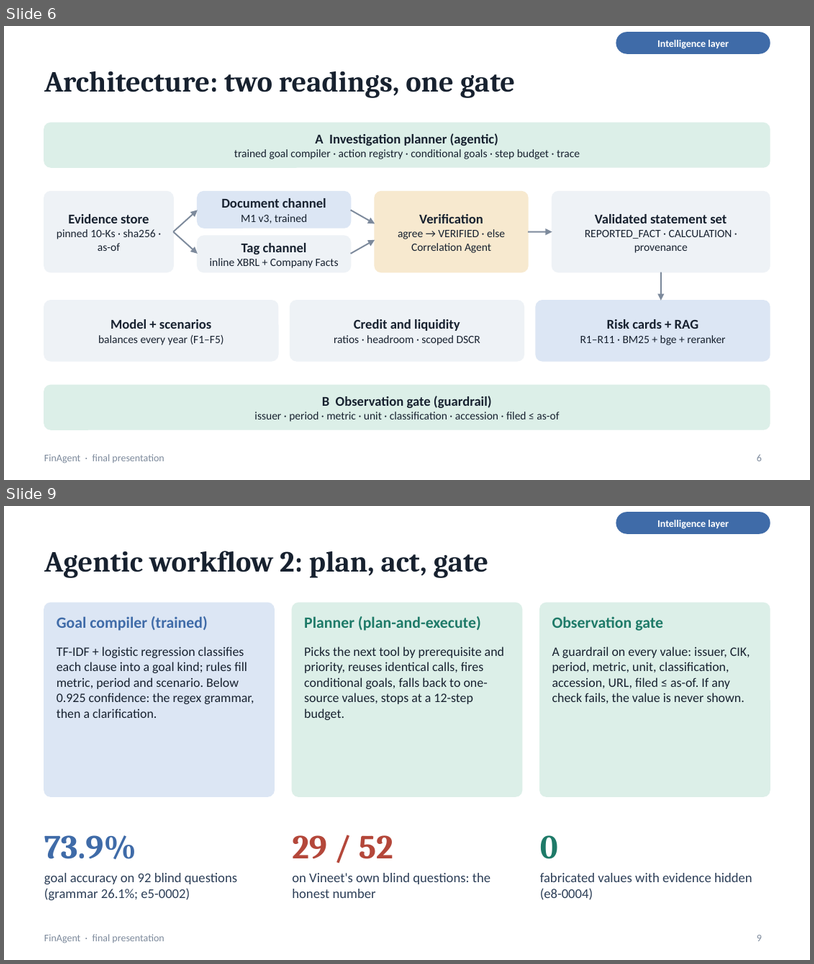
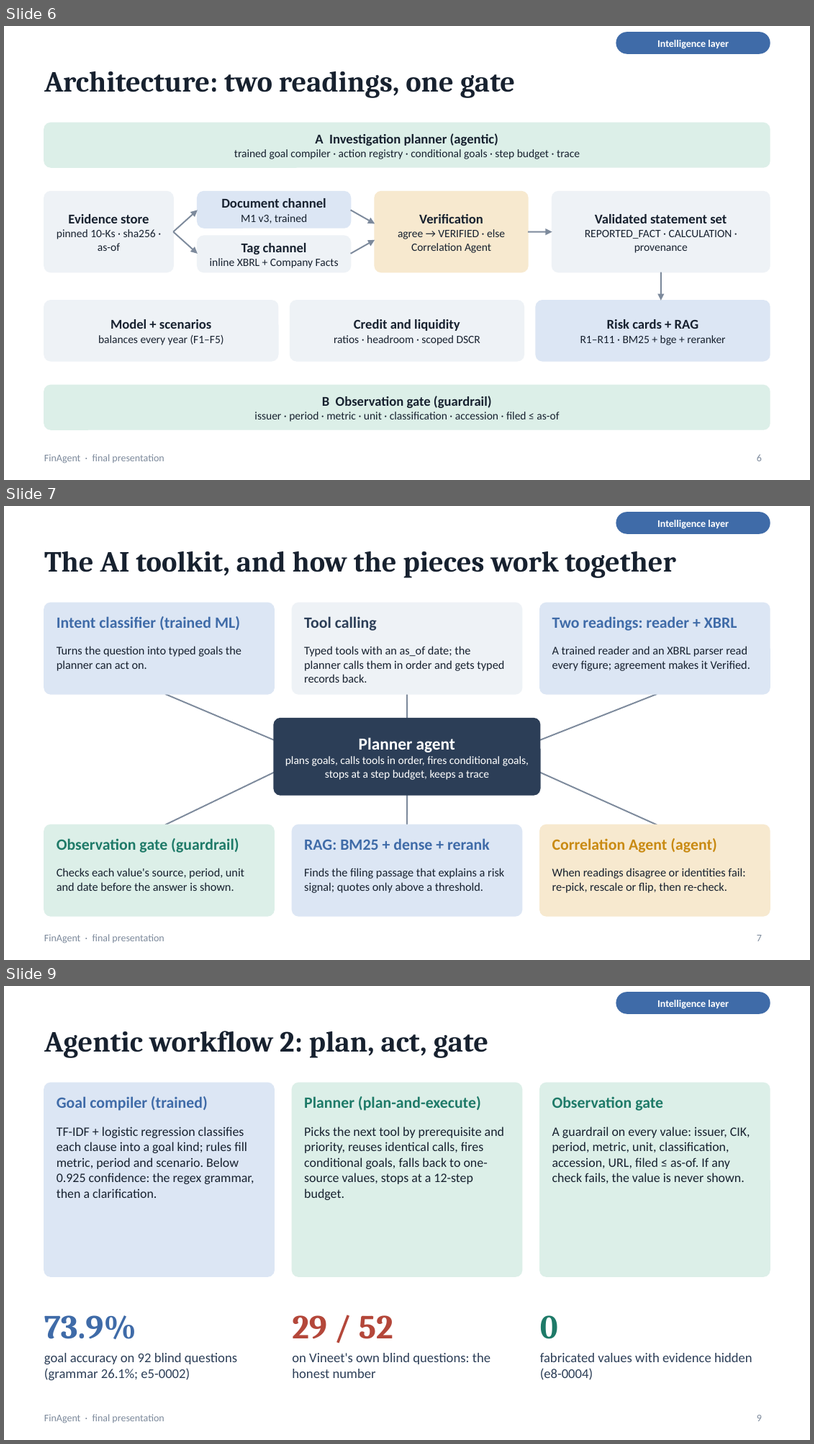
Before and after one commit to vojha95/finagent, a slide deck: docs/FinAgent_deck.pptx. Shown one above the other, each under a label of ours: slides 6 and 9 before the commit, slides 6, 7 and 9 after it; the slides between them are not shown. The pictures are 814x964 and 814x1444 pixels, drawn with LibreOffice and Linux fonts; fonts in the diff are those of the drawing. Boxes give left, top, right and bottom in pixels: in the first picture for what was removed or moved away, otherwise in the second. Text is boxed around its words. In the diff, an @@ line names an element or a change of style, - is before the commit and + after.

Commit message:
Deck: course-topic table replaced by a toolkit diagram (planner agent at the centre; intent classifier, tool calling, two readings, Correlation Agent, RAG and the observation gate, each with how it connects)

```diff
--- a/docs/FinAgent_deck.pptx
+++ b/docs/FinAgent_deck.pptx
@@ slide 7 added at bbox=[4, 506, 810, 960], background #FFFFFF; not listed: 1 template element that a slide beside it also shows @@
@@ rounded rectangle added at bbox=[617, 512, 770, 533], fill #3F6BA8, outline #3F6BA8 1 pt @@
@@ text added at bbox=[658, 520, 729, 529], 9 pt, text #FFFFFF, bold @@
+Intelligence layer
@@ title added at bbox=[44, 551, 676, 578], 26 pt, text #17212F, bold @@
+The AI toolkit, and how the pieces work together
@@ rounded rectangle added at bbox=[44, 602, 274, 694], fill #DCE6F4, outline #DCE6F4 1 pt @@
@@ rounded rectangle added at bbox=[293, 602, 522, 694], fill #EEF2F6, outline #EEF2F6 1 pt @@
@@ rounded rectangle added at bbox=[540, 602, 770, 694], fill #DCE6F4, outline #DCE6F4 1 pt @@
@@ text added at bbox=[57, 616, 240, 630], 14 pt, text #3F6BA8, bold @@
+Intent classifier (trained ML)
@@ text added at bbox=[304, 616, 377, 631], 14 pt, text #2C3E57, bold @@
+Tool calling
@@ text added at bbox=[553, 616, 738, 631], 14 pt, text #3F6BA8, bold @@
+Two readings: reader + XBRL
@@ text added at bbox=[57, 646, 242, 671], 10.5 pt, text #17212F @@
+Turns the question into typed goals the planner can act on.
@@ text added at bbox=[304, 646, 504, 682], 10.5 pt, text #17212F @@
+Typed tools with an as_of date; the planner calls them in order and gets typed records back.
@@ text added at bbox=[553, 646, 751, 671], 10.5 pt, text #17212F @@
+A trained reader and an XBRL parser read every figure; agreement makes it Verified.
@@ line added from (165, 694) to (274, 740), #7D8A9C 1.25 pt @@
@@ line added from (407, 694) to (407, 718), #7D8A9C 1.25 pt @@
@@ line added from (657, 694) to (540, 740), #7D8A9C 1.25 pt @@
@@ rounded rectangle added at bbox=[274, 718, 540, 795], fill #2C3E57, outline #2C3E57 1 pt @@
@@ text added at bbox=[286, 737, 529, 780], 10 pt, text #FFFFFF @@
+Planner agent
+plans goals, calls tools in order, fires conditional goals, stops at a step budget, keeps a trace
@@ line added from (165, 824) to (274, 772), #7D8A9C 1.25 pt @@
@@ line added from (657, 824) to (540, 772), #7D8A9C 1.25 pt @@
@@ line added from (407, 824) to (407, 795), #7D8A9C 1.25 pt @@
@@ rounded rectangle added at bbox=[44, 824, 274, 916], fill #DCEFE8, outline #DCEFE8 1 pt @@
@@ rounded rectangle added at bbox=[293, 824, 522, 916], fill #DCE6F4, outline #DCE6F4 1 pt @@
@@ rounded rectangle added at bbox=[540, 824, 770, 916], fill #F7E9CF, outline #F7E9CF 1 pt @@
@@ text added at bbox=[57, 838, 239, 852], 14 pt, text #1E7A68, bold @@
+Observation gate (guardrail)
@@ text added at bbox=[304, 838, 490, 849], 14 pt, text #3F6BA8, bold @@
+RAG: BM25 + dense + rerank
@@ text added at bbox=[553, 838, 717, 852], 14 pt, text #C98A12, bold @@
+Correlation Agent (agent)
@@ text added at bbox=[57, 867, 244, 890], 10.5 pt, text #17212F @@
+Checks each value's source, period, unit and date before the answer is shown.
@@ text added at bbox=[304, 867, 504, 893], 10.5 pt, text #17212F @@
+Finds the filing passage that explains a risk signal; quotes only above a threshold.
@@ text added at bbox=[553, 867, 746, 893], 10.5 pt, text #17212F @@
+When readings disagree or identities fail: re-pick, rescale or flip, then re-check.
@@ page number added at bbox=[757, 934, 762, 941], 9 pt, text #7D8A9C @@
+7
```
Also in this commit, not shown: 1 slide removed, 1 other file.
